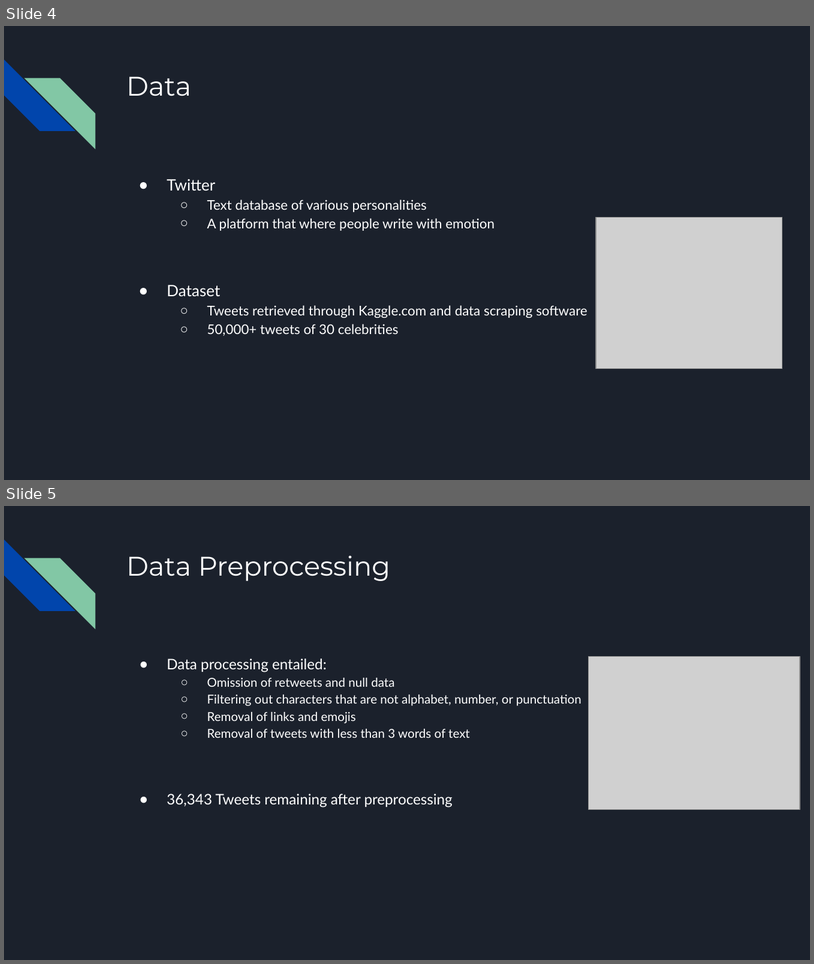
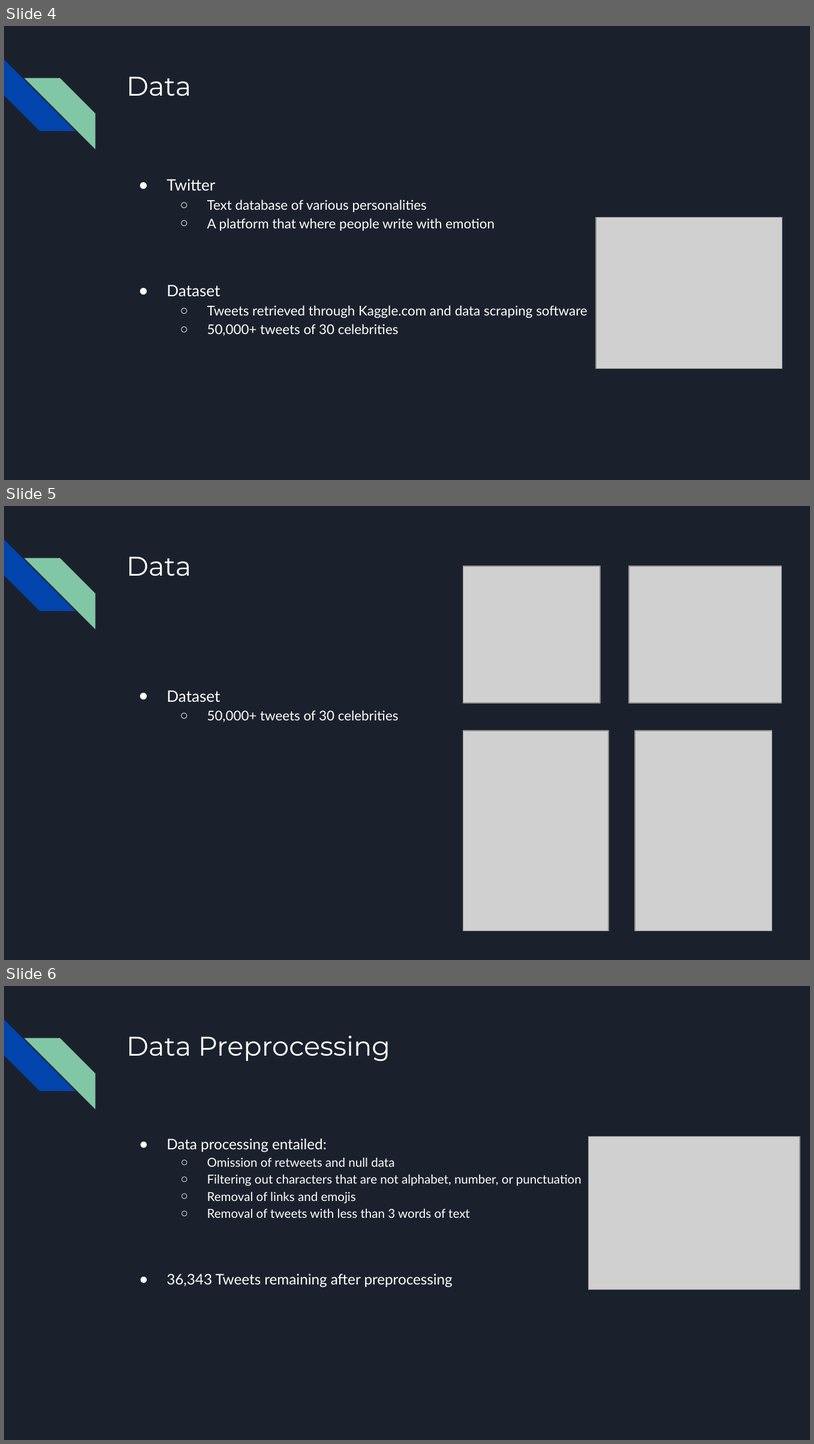
Before and after one commit to anair123/DATS-6501---Capstone-Project---Aashish-Nair, a slide deck: DATS 6501 - Capstone Project - Aashish Nair.pptx. Shown one above the other, each under a label of ours: slides 4 and 5 before the commit, slides 4, 5 and 6 after it. The pictures are 814x964 and 814x1444 pixels, drawn with LibreOffice and Linux fonts; fonts in the diff are those of the drawing; grey boxes stand for pictures. Boxes give left, top, right and bottom in pixels: in the first picture for what was removed or moved away, otherwise in the second. Text is boxed around its words. In the diff, an @@ line names an element or a change of style, - is before the commit and + after.

```diff
--- a/DATS 6501 - Capstone Project - Aashish Nair.pptx
+++ b/DATS 6501 - Capstone Project - Aashish Nair.pptx
@@ slide 5 added at (x1=4, y1=506, x2=810, y2=960), background #1B212C; not listed: 2 template elements that a slide beside it also shows @@
@@ title added at (x1=126, y1=556, x2=191, y2=576), 24 pt, text #FFFFFF @@
+Data
@@ picture added at (x1=464, y1=565, x2=601, y2=703) @@
@@ picture added at (x1=629, y1=565, x2=782, y2=703) @@
@@ text added at (x1=167, y1=690, x2=399, y2=722), 12 pt, text #FFFFFF @@
+● Dataset
+  ○ 50,000+ tweets of 30 celebrities
@@ picture added at (x1=464, y1=730, x2=609, y2=930) @@
@@ picture added at (x1=635, y1=730, x2=773, y2=930) @@
@@ what was slide 5 is now slide 6 @@
```
